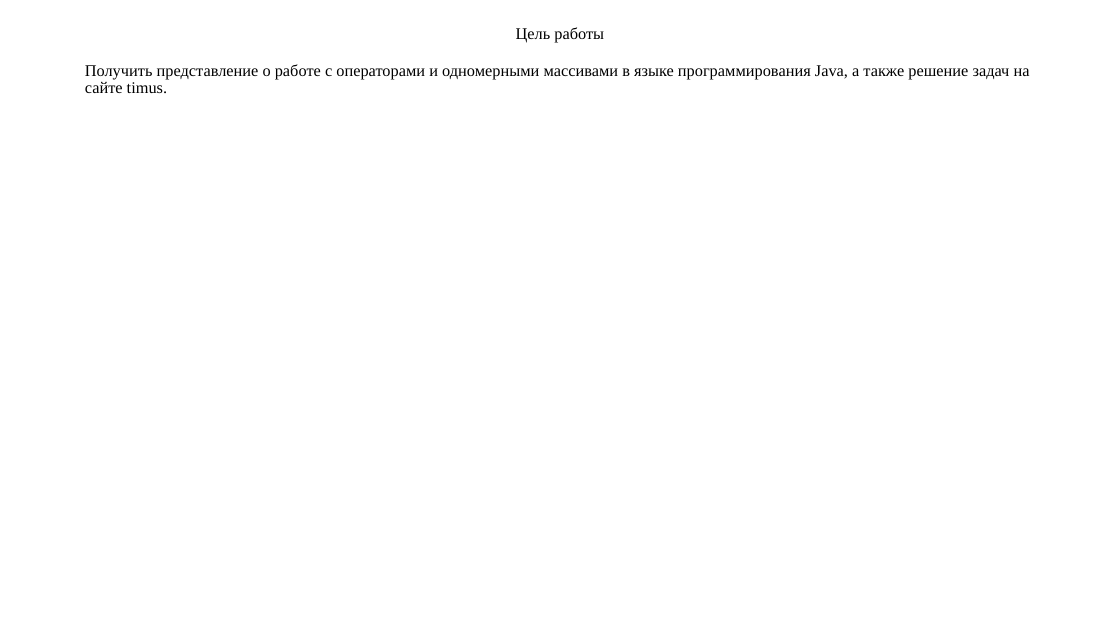
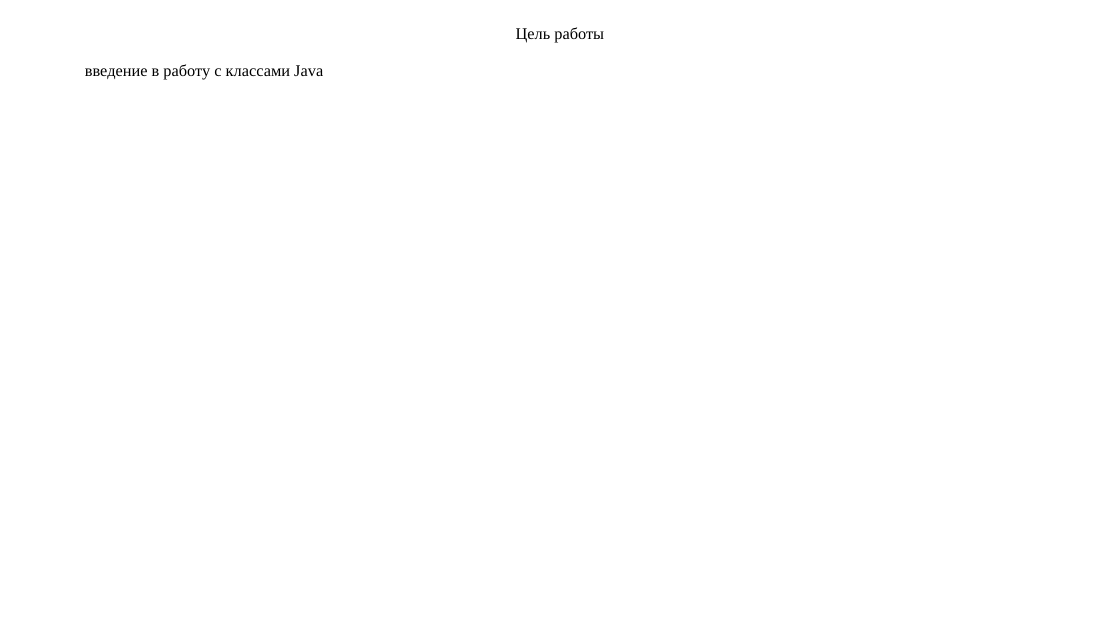
Before and after one commit to Vladnwx/Learn2023-2024, a slide deck: slide 2 of src/lr5/РИЗ-130916у Савельев В.Н. Отчет о выполнении ЛР5.pptx. Drawn at 1120x630 pixels with LibreOffice and Linux fonts; fonts in the diff are those of the drawing. Boxes give left, top, right and bottom in pixels: in the first picture for what was removed or moved away, otherwise in the second. Text is boxed around its words. In the diff, an @@ line names an element or a change of style, - is before the commit and + after.

Commit message:
Решение

```diff
--- a/src/lr5/РИЗ-130916у Савельев В.Н. Отчет о выполнении ЛР5.pptx
+++ b/src/lr5/РИЗ-130916у Савельев В.Н. Отчет о выполнении ЛР5.pptx
@@ text at (85,64,323,80): text changed @@
-Получить представление о работе с операторами и одномерными массивами в языке программирования Java, а также решение задач на сайте timus.
+введение в работу с классами Java
```
Also in this commit, not shown: 8 other slides changed, 4 slides removed.
